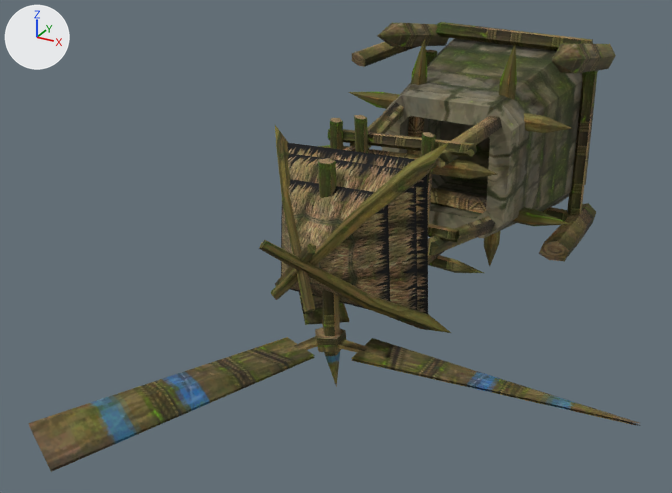
A saved change to the OBJ model sceneobjs/zhanchang_fuben_303/zhanchang_fuben_303_nongzhuang01_fengche.obj.
The view is the same before and after, from a camera (50 mm lens) standing at (113.0, -406.0, 120.0) and looking at (-28.0, -148.0, -9.0). Lighting does not change. The marker at upper left points along +X, +Y and +Z. Where no turn or scale is listed for an object, it has been applied to the vertices. Vertices at the same position are counted once.

Before the edit, the objects in view are built like this:
```python
me_zhanchang_fuben_303_nongzhuang01_fengche = bpy.data.meshes.new('zhanchang_fuben_303_nongzhuang01_fengche')
me_zhanchang_fuben_303_nongzhuang01_fengche.from_pydata(...)  # 522 vertices, 745 faces; spans x -82.0..82.0, y -263.0..5.0, z -49.0..49.0
# faces by material slot: [122, 28, 60, 535]
me_zhanchang_fuben_303_nongzhuang01_fengche.materials.append(mat_material_1)  # picture img_zhanchang_fuben_305_jiuguan01_07_a_png
me_zhanchang_fuben_303_nongzhuang01_fengche.materials.append(mat_material_2)  # picture img_zhanchang_fuben_305_jiuguan01_01_a_png
me_zhanchang_fuben_303_nongzhuang01_fengche.materials.append(mat_material_3)  # picture img_zhanchang_fuben_305_binggongchang01_05_a_png
me_zhanchang_fuben_303_nongzhuang01_fengche.materials.append(mat_material_4)  # picture img_zhanchang_fuben_305_jiuguan01_02_a_png
ob_zhanchang_fuben_303_nongzhuang01_fengche = bpy.data.objects.new('zhanchang_fuben_303_nongzhuang01_fengche', me_zhanchang_fuben_303_nongzhuang01_fengche)
ob_zhanchang_fuben_303_nongzhuang01_fengche.location = (0.0, 0.0, 0.0)
```
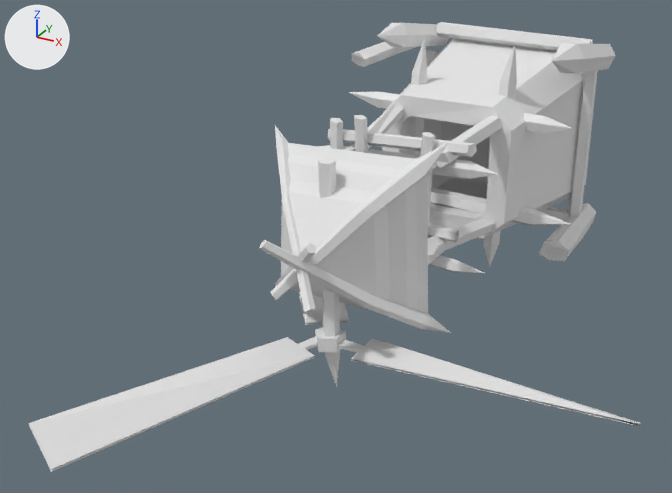
Location of each change, (x1, y1, x2, y2) in pixels of the pictures (672 x 493 px):
```json
{"part": 1, "of": "me_zhanchang_fuben_303_nongzhuang01_fengche", "change": "recoloured", "before": [259, 125, 451, 333], "after": [259, 125, 451, 333], "on screen": "brown to white"}
{"part": 2, "of": "me_zhanchang_fuben_303_nongzhuang01_fengche", "change": "recoloured", "before": [281, 143, 428, 314], "after": [281, 143, 428, 314], "on screen": "brown to white"}
{"part": 3, "of": "me_zhanchang_fuben_303_nongzhuang01_fengche", "change": "recoloured", "before": [382, 38, 598, 239], "after": [382, 38, 598, 239], "on screen": "brown to white"}
{"part": 4, "of": "me_zhanchang_fuben_303_nongzhuang01_fengche", "change": "recoloured", "before": [29, 22, 639, 472], "after": [29, 22, 639, 472], "on screen": "brown to white"}
```

The change, as JSON lines over the scene's bpy script:
```json
{"op": "add", "block": "mat_material_4_1", "code": ["mat_material_4_1 = principled_material('material_4')", "mat_material_4_1.base_color = (0.8, 0.8, 0.8)  # white #e7e7e7", "mat_material_4_1.roughness = 1.0"]}
{"op": "add", "block": "mat_material_3_1", "code": ["mat_material_3_1 = principled_material('material_3')", "mat_material_3_1.base_color = (0.8, 0.8, 0.8)  # white #e7e7e7", "mat_material_3_1.roughness = 1.0"]}
{"op": "add", "block": "mat_material_1_1", "code": ["mat_material_1_1 = principled_material('material_1')", "mat_material_1_1.base_color = (0.8, 0.8, 0.8)  # white #e7e7e7", "mat_material_1_1.roughness = 1.0"]}
{"op": "add", "block": "mat_material_2_1", "code": ["mat_material_2_1 = principled_material('material_2')", "mat_material_2_1.base_color = (0.8, 0.8, 0.8)  # white #e7e7e7", "mat_material_2_1.roughness = 1.0"]}
{"block": "me_zhanchang_fuben_303_nongzhuang01_fengche", "where": "me_zhanchang_fuben_303_nongzhuang01_fengche.from_pydata(...)  # 522 vertices, 745 faces; spans x -82.0..82.0, y -263.0..5.0, z -49.0..49.0"}
{"block": "me_zhanchang_fuben_303_nongzhuang01_fengche", "where": "# used by ob_zhanchang_fuben_303_nongzhuang01_fengche; location = (0.0, 0.0, 0.0)"}
{"block": "me_zhanchang_fuben_303_nongzhuang01_fengche", "change": "me_zhanchang_fuben_303_nongzhuang01_fengche part 1: all 122 faces that had it switch from mat_material_1 (picture img_zhanchang_fuben_305_jiuguan01_07_a_png) to mat_material_1_1 (white #e7e7e7)"}
{"block": "me_zhanchang_fuben_303_nongzhuang01_fengche", "change": "me_zhanchang_fuben_303_nongzhuang01_fengche part 2: all 28 faces that had it switch from mat_material_2 (picture img_zhanchang_fuben_305_jiuguan01_01_a_png) to mat_material_2_1 (white #e7e7e7)"}
{"block": "me_zhanchang_fuben_303_nongzhuang01_fengche", "change": "me_zhanchang_fuben_303_nongzhuang01_fengche part 3: all 60 faces that had it switch from mat_material_3 (picture img_zhanchang_fuben_305_binggongchang01_05_a_png) to mat_material_3_1 (white #e7e7e7)"}
{"block": "me_zhanchang_fuben_303_nongzhuang01_fengche", "change": "me_zhanchang_fuben_303_nongzhuang01_fengche part 4: all 535 faces that had it switch from mat_material_4 (picture img_zhanchang_fuben_305_jiuguan01_02_a_png) to mat_material_4_1 (white #e7e7e7)"}
```
